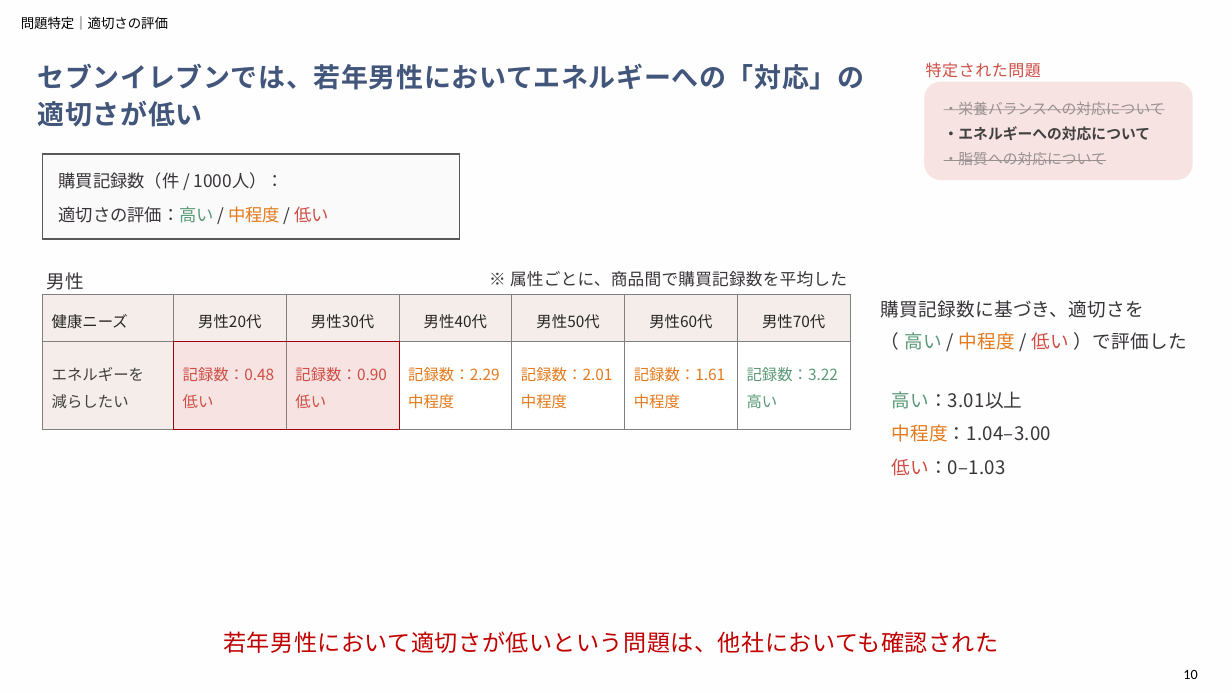
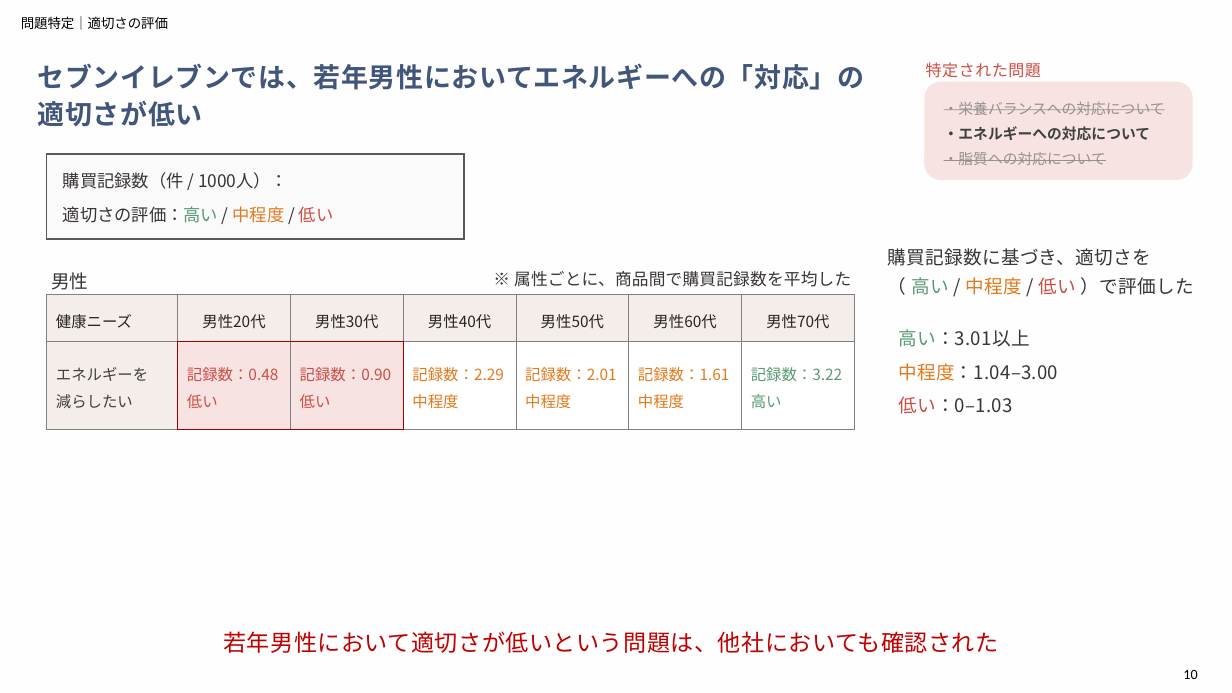
Before and after one commit to aoiseki0415/Accenture_CEO, a slide deck: slide 10 of 提出物一覧/アクセンチュア_最終報告（作成中）.pptx. Drawn at 1232x693 pixels with LibreOffice and Linux fonts; fonts in the diff are those of the drawing. Boxes give left, top, right and bottom in pixels: in the first picture for what was removed or moved away, otherwise in the second. Text is boxed around its words. In the diff, an @@ line names an element or a change of style, - is before the commit and + after.

```diff
--- a/提出物一覧/アクセンチュア_最終報告（作成中）.pptx
+++ b/提出物一覧/アクセンチュア_最終報告（作成中）.pptx
@@ 4 texts, 1 table, 1 rectangle: place and size @@
-4 texts, 1 table, 1 rectangle at (43,154,850,414)
+4 texts, 1 table, 1 rectangle at (47,154,855,414)
@@ text "購買記録数に基づき、適切さを （ 高い / 中程度 ...": place and size @@
-text "購買記録数に基づき、適切さを （ 高い / 中程度 ..." at (881,300,1187,350)
+text "購買記録数に基づき、適切さを （ 高い / 中程度 ..." at (888,248,1194,295)
@@ text "購買記録数に基づき、適切さを （ 高い / 中程度 ..." at (888,248,1194,295): line spacing 24.8pt to 22.8pt @@
@@ text "高い：3.01以上" rewrapped from (891,391,1051,476) to (751,363,1058,414) @@
```
Also in this commit, not shown: 2 other slides changed, 2 slides added, 1 slide removed.
